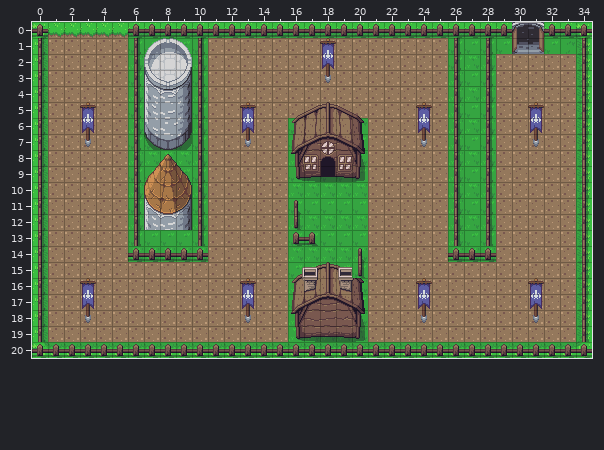
An edit to a level. Tiled map, CODING_IN_GAME_IHM/src/assets/TILE/MAP_04.tmx. Above is the file before it was changed.
Cells are 16x16 px. Shown: x 0..34, y 0..20.
The same view after the edit:
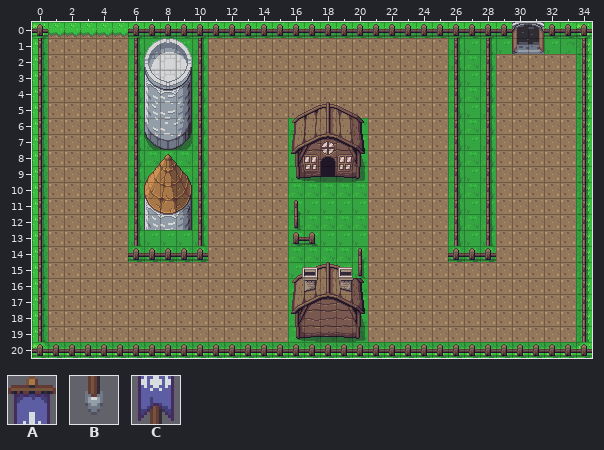
Key: from "TILESET_CODING_IN_GAME_ZELDA": A 1085, B 1124, C 1125.
_ is an empty cell.
What changed:
{"where": "layer \"BANDEIRAS\" (removed)"}
{"y":1,"x":18,"old":"A","new":"_"}
{"y":2,"x":18,"old":"C","new":"_"}
{"y":3,"x":18,"old":"B","new":"_"}
{"y":5,"x":3,"old":"A","new":"_"}
{"y":5,"x":13,"old":"A","new":"_"}
{"y":5,"x":24,"old":"A","new":"_"}
{"y":5,"x":31,"old":"A","new":"_"}
{"y":6,"x":3,"old":"C","new":"_"}
{"y":6,"x":13,"old":"C","new":"_"}
{"y":6,"x":24,"old":"C","new":"_"}
{"y":6,"x":31,"old":"C","new":"_"}
{"y":7,"x":3,"old":"B","new":"_"}
{"y":7,"x":13,"old":"B","new":"_"}
{"y":7,"x":24,"old":"B","new":"_"}
{"y":7,"x":31,"old":"B","new":"_"}
{"y":16,"x":3,"old":"A","new":"_"}
{"y":16,"x":13,"old":"A","new":"_"}
{"y":16,"x":24,"old":"A","new":"_"}
{"y":16,"x":31,"old":"A","new":"_"}
{"y":17,"x":3,"old":"C","new":"_"}
{"y":17,"x":13,"old":"C","new":"_"}
{"y":17,"x":24,"old":"C","new":"_"}
{"y":17,"x":31,"old":"C","new":"_"}
{"y":18,"x":3,"old":"B","new":"_"}
{"y":18,"x":13,"old":"B","new":"_"}
{"y":18,"x":24,"old":"B","new":"_"}
{"y":18,"x":31,"old":"B","new":"_"}
